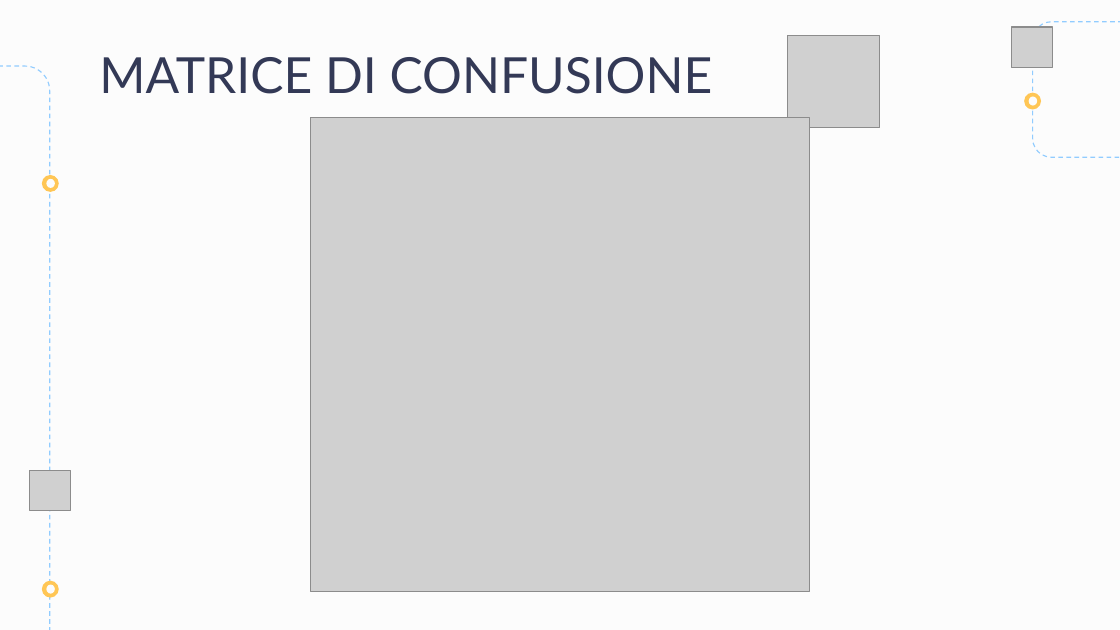
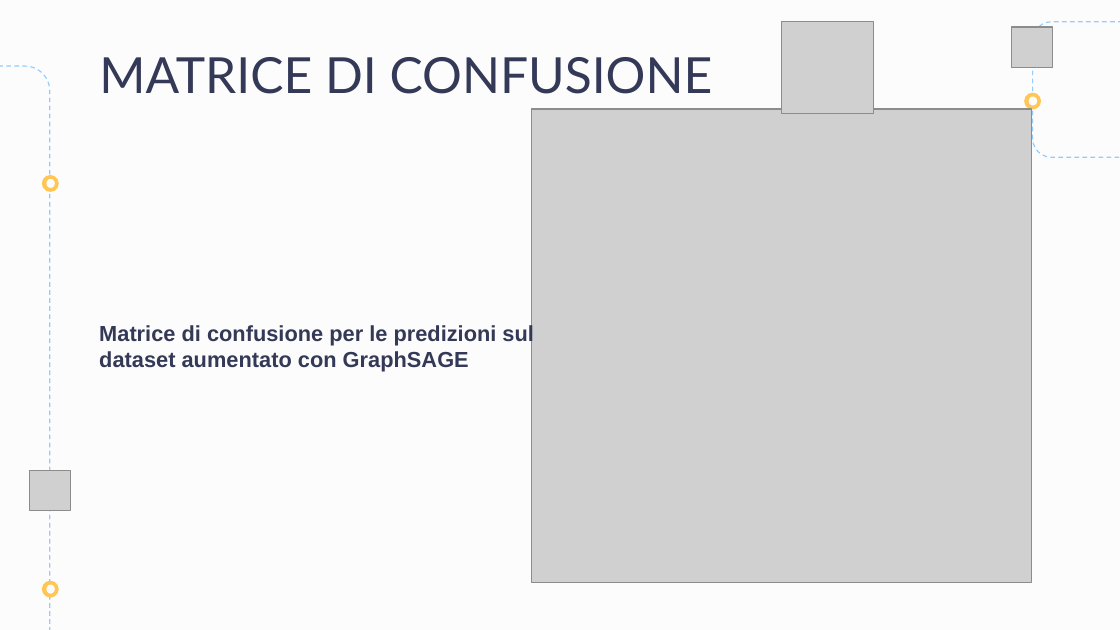
Before and after one commit to francesco-giorgione/DataAugmentation, a slide deck: slide 34 of presentazioneDA.pptx (slide 32 before the commit). Drawn at 1120x630 pixels with LibreOffice and Linux fonts; fonts in the diff are those of the drawing; grey boxes stand for pictures. Boxes give left, top, right and bottom in pixels: in the first picture for what was removed or moved away, otherwise in the second. Text is boxed around its words. In the diff, an @@ line names an element or a change of style, - is before the commit and + after.

```diff
--- a/presentazioneDA.pptx
+++ b/presentazioneDA.pptx
@@ picture: place and size @@
-picture at box(787, 36, 879, 128)
+picture at box(782, 21, 874, 113)
@@ picture: place and size @@
-picture at box(310, 118, 810, 591)
+picture at box(532, 109, 1032, 582)
@@ text added at box(99, 323, 533, 371), 14 pt, text #333956, bold @@
+Matrice di confusione per le predizioni sul dataset aumentato con GraphSAGE
```
Also in this commit, not shown: 5 other slides changed, 2 slides added.
